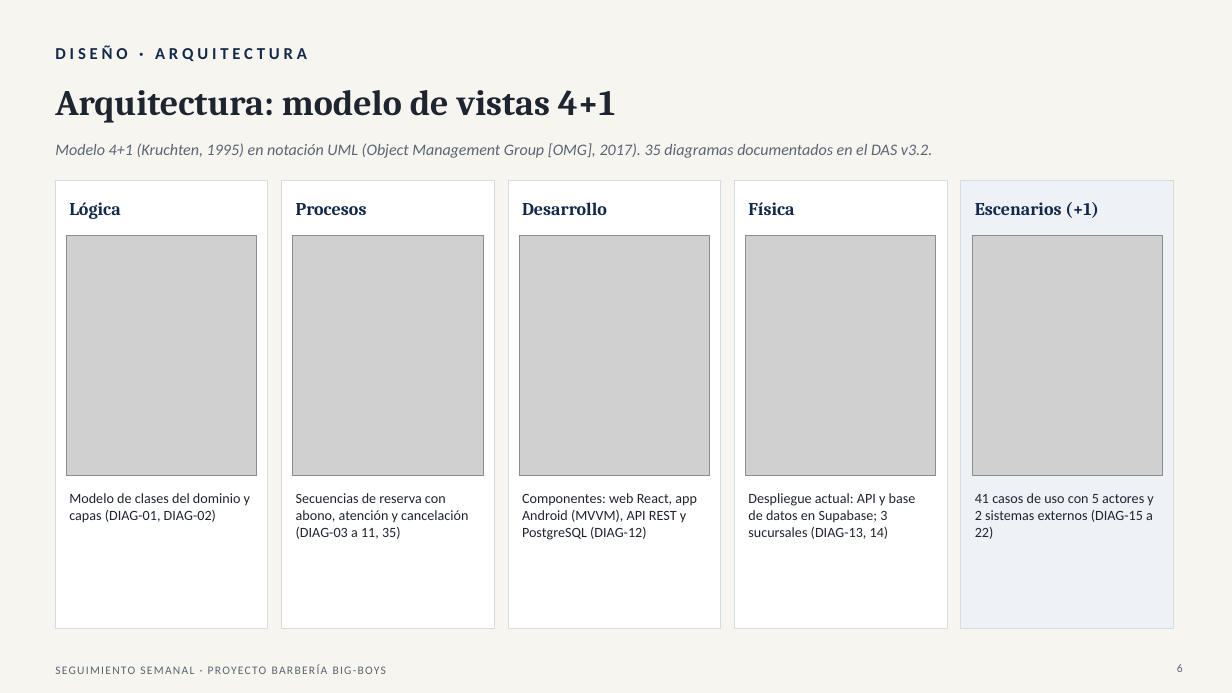
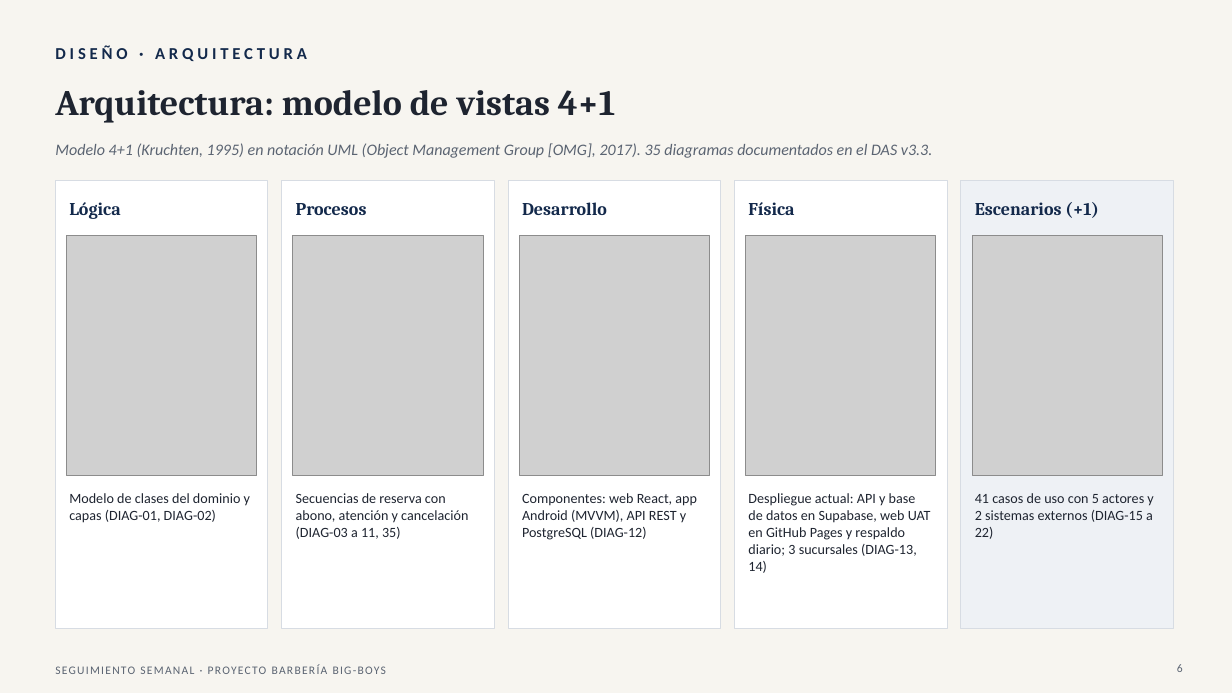
Before and after one commit to Yerko-Rosales/Proyecto_Barberia, a slide deck: slide 6 of Fase 2/Seguimiento semanal/Seguimiento_Roadmap_Proyecto_Barberia_06-11.pptx. Drawn at 1232x693 pixels with LibreOffice and Linux fonts; fonts in the diff are those of the drawing; grey boxes stand for pictures. Boxes give left, top, right and bottom in pixels: in the first picture for what was removed or moved away, otherwise in the second. Text is boxed around its words. In the diff, an @@ line names an element or a change of style, - is before the commit and + after.

Commit message:
Seguimiento 06-11: estado al cierre del día
- Respaldo diario operativo con restauración probada y contraseña de Gmail fuera de la APK (láminas 2, 4, 5, 13 y 14); solo los correos siguen atrasados.
- Diagramas marcados como realizados (láminas 2 a 4) y miniaturas de DIAG-03 y DIAG-13 actualizadas; DAS v3.3 (lámina 6).
- Casos de uso al 06-11: 29 de 41 funcionan sobre la base de datos real y 2 en forma parcial (lámina 7).
- Notas del orador ajustadas.

```diff
--- a/Fase 2/Seguimiento semanal/Seguimiento_Roadmap_Proyecto_Barberia_06-11.pptx
+++ b/Fase 2/Seguimiento semanal/Seguimiento_Roadmap_Proyecto_Barberia_06-11.pptx
@@ text at (x1=55, y1=143, x2=932, y2=158): text changed @@
-Modelo 4+1 (Kruchten, 1995) en notación UML (Object Management Group [OMG], 2017). 35 diagramas documentados en el DAS v3.2.
+Modelo 4+1 (Kruchten, 1995) en notación UML (Object Management Group [OMG], 2017). 35 diagramas documentados en el DAS v3.3.
@@ text at (x1=748, y1=493, x2=931, y2=573): text changed @@
-Despliegue actual: API y base de datos en Supabase; 3 sucursales (DIAG-13, 14)
+Despliegue actual: API y base de datos en Supabase, web UAT en GitHub Pages y respaldo diario; 3 sucursales (DIAG-13, 14)
```
Also in this commit, not shown: 7 other slides changed.
